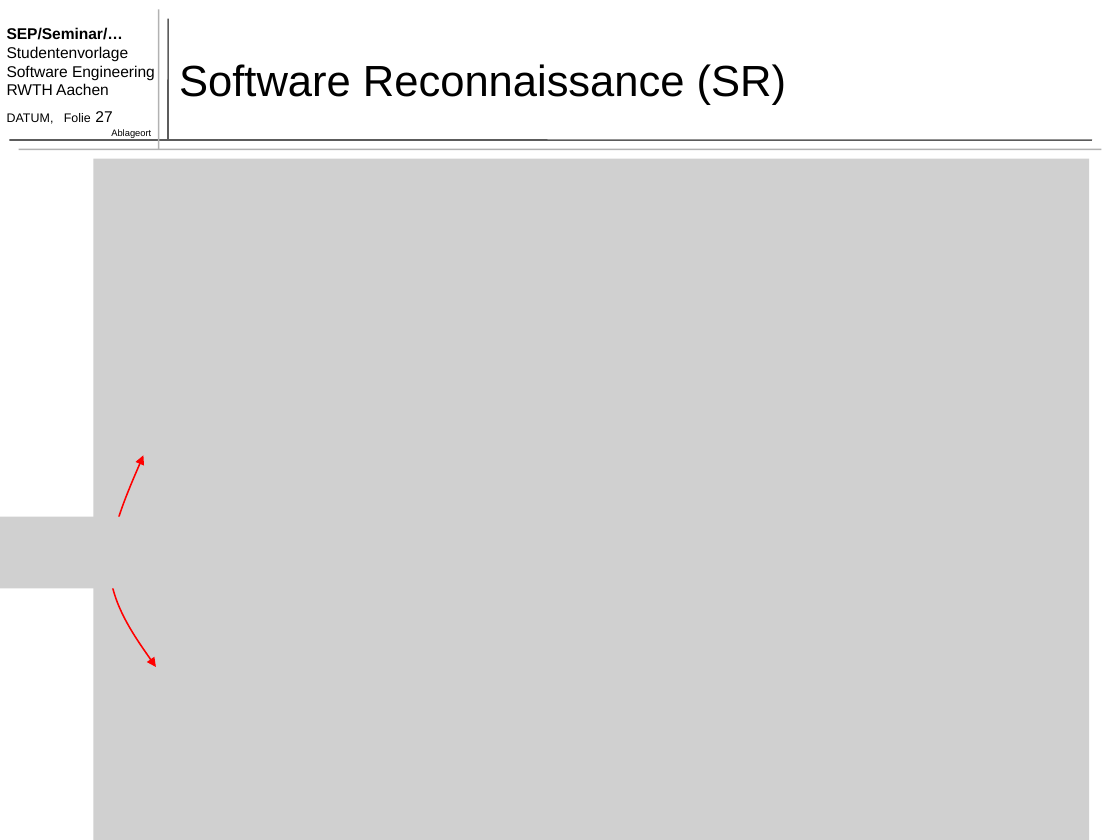
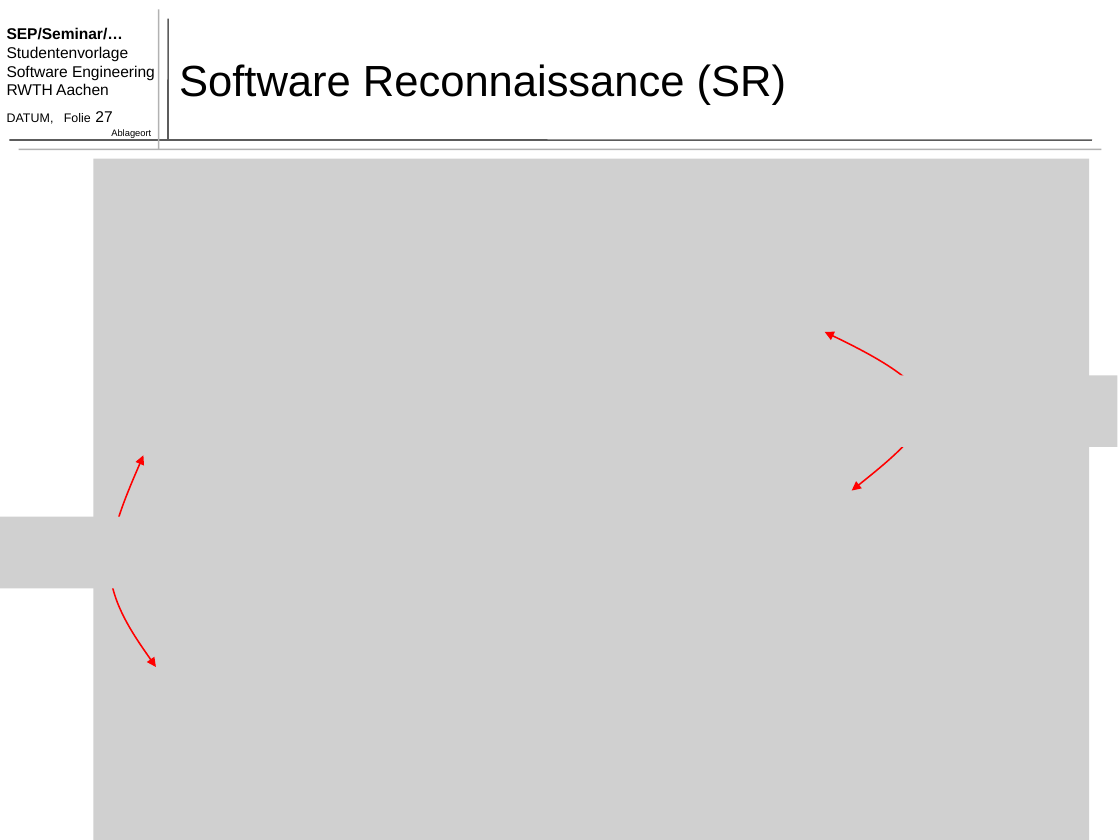
Before and after one commit to TimoBergerbusch/feature-location-techniques, a slide deck: slide 27 of Feature Location Techniques - Präsentation.pptx. Drawn at 1120x840 pixels with LibreOffice and Linux fonts; fonts in the diff are those of the drawing; grey boxes stand for pictures. Boxes give left, top, right and bottom in pixels: in the first picture for what was removed or moved away, otherwise in the second. Text is boxed around its words. In the diff, an @@ line names an element or a change of style, - is before the commit and + after.

```diff
--- a/Feature Location Techniques - Präsentation.pptx
+++ b/Feature Location Techniques - Präsentation.pptx
@@ freeform shape added at box(824, 332, 924, 491), outline #FF0000 1 pt @@
@@ picture added at box(895, 375, 1118, 447) @@
```
Also in this commit, not shown: 13 other slides changed.
